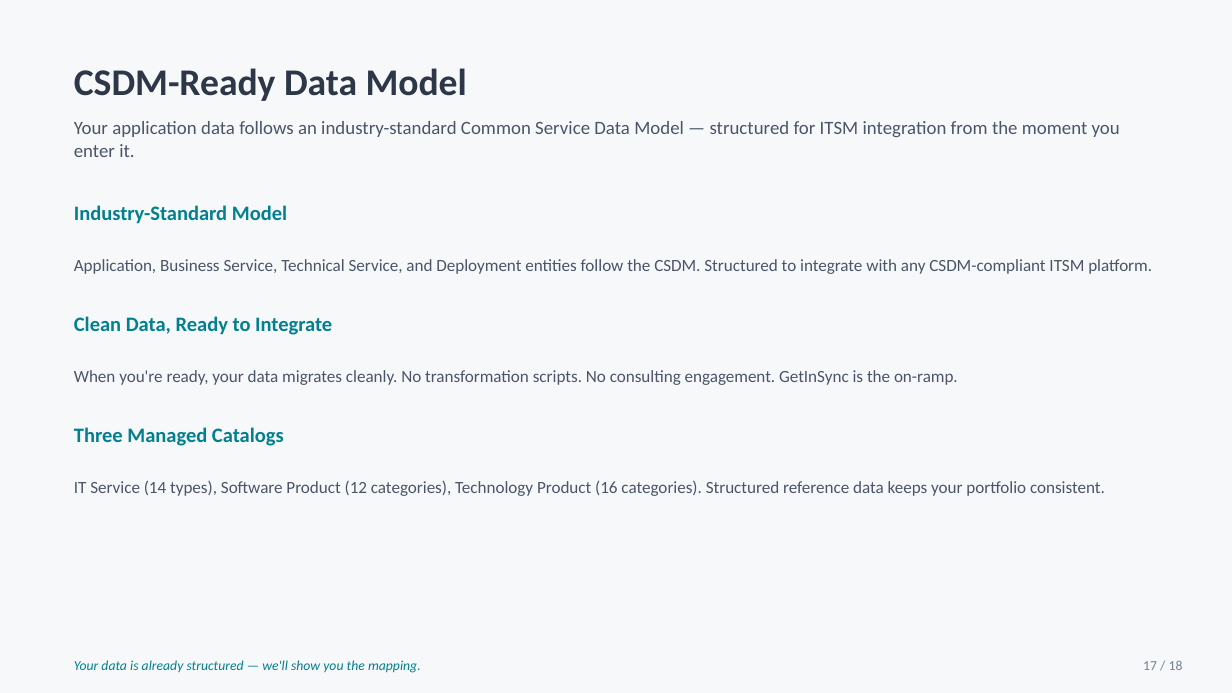
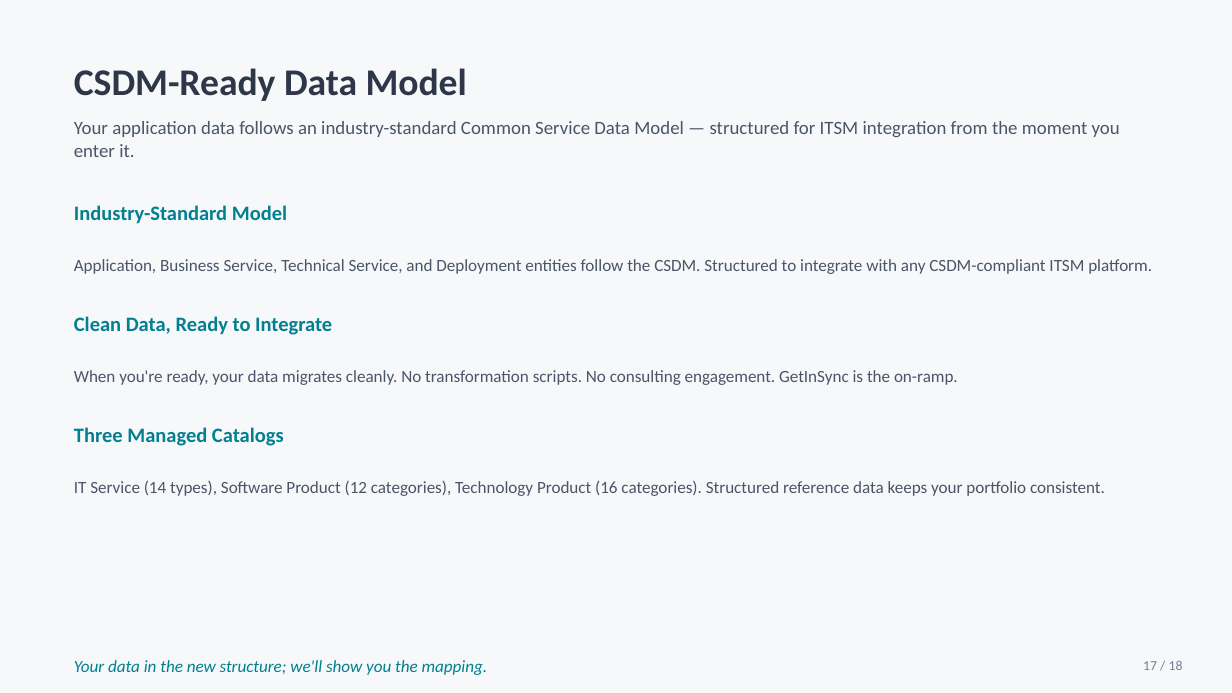
Before and after one commit to sholtby/getinsync-architecture, a slide deck: slide 17 of marketing/GetInSync_NextGen_Garland_Light.pptx. Drawn at 1232x693 pixels with LibreOffice and Linux fonts; fonts in the diff are those of the drawing. Boxes give left, top, right and bottom in pixels: in the first picture for what was removed or moved away, otherwise in the second. Text is boxed around its words. In the diff, an @@ line names an element or a change of style, - is before the commit and + after.

```diff
--- a/marketing/GetInSync_NextGen_Garland_Light.pptx
+++ b/marketing/GetInSync_NextGen_Garland_Light.pptx
@@ text at (74, 660, 488, 675): text changed; size 8 to 10 pt @@
-Your data is already structured — we'll show you the mapping.
+Your data in the new structure; we'll show you the mapping.
```
Also in this commit, not shown: 15 other slides changed, 2 other files.
